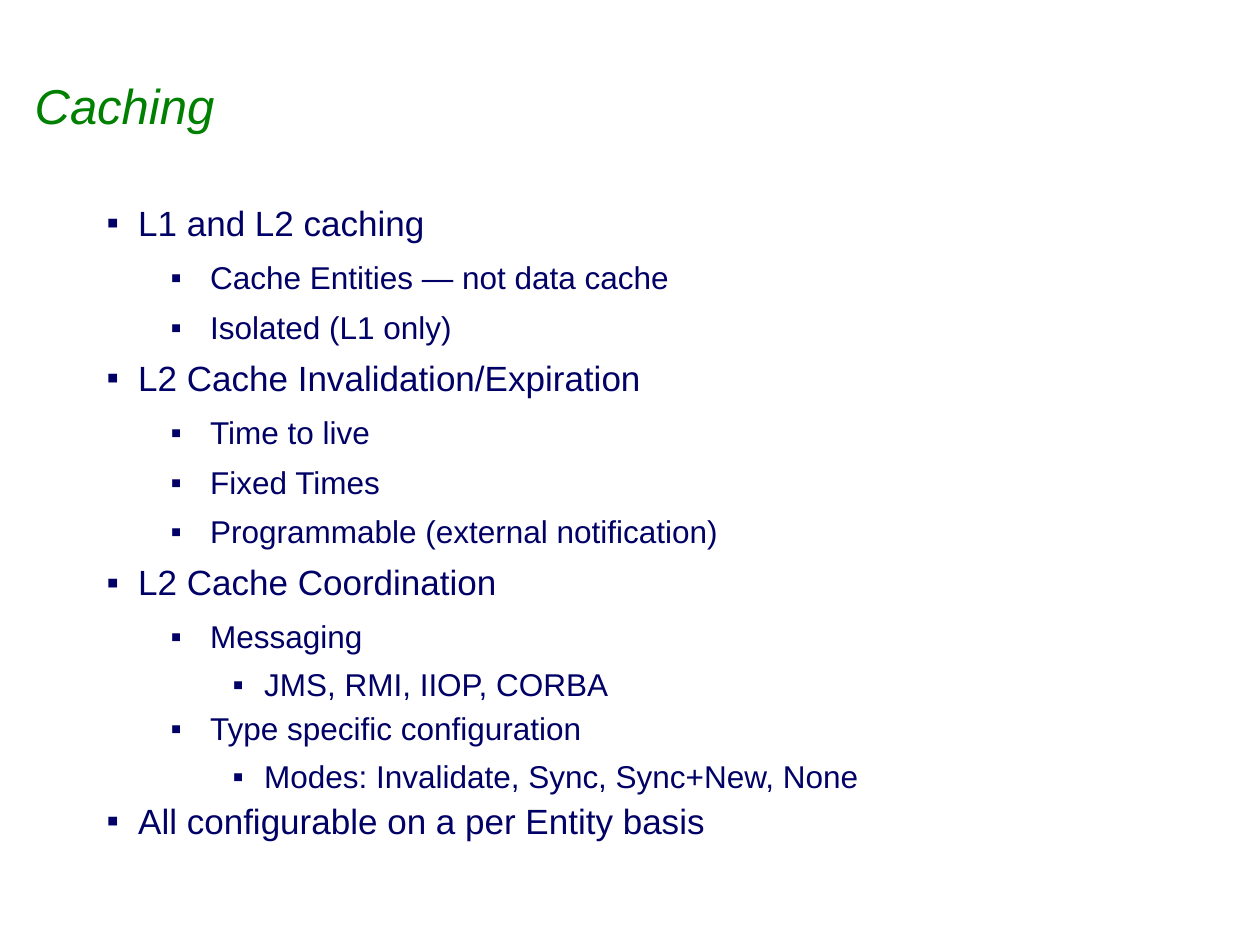
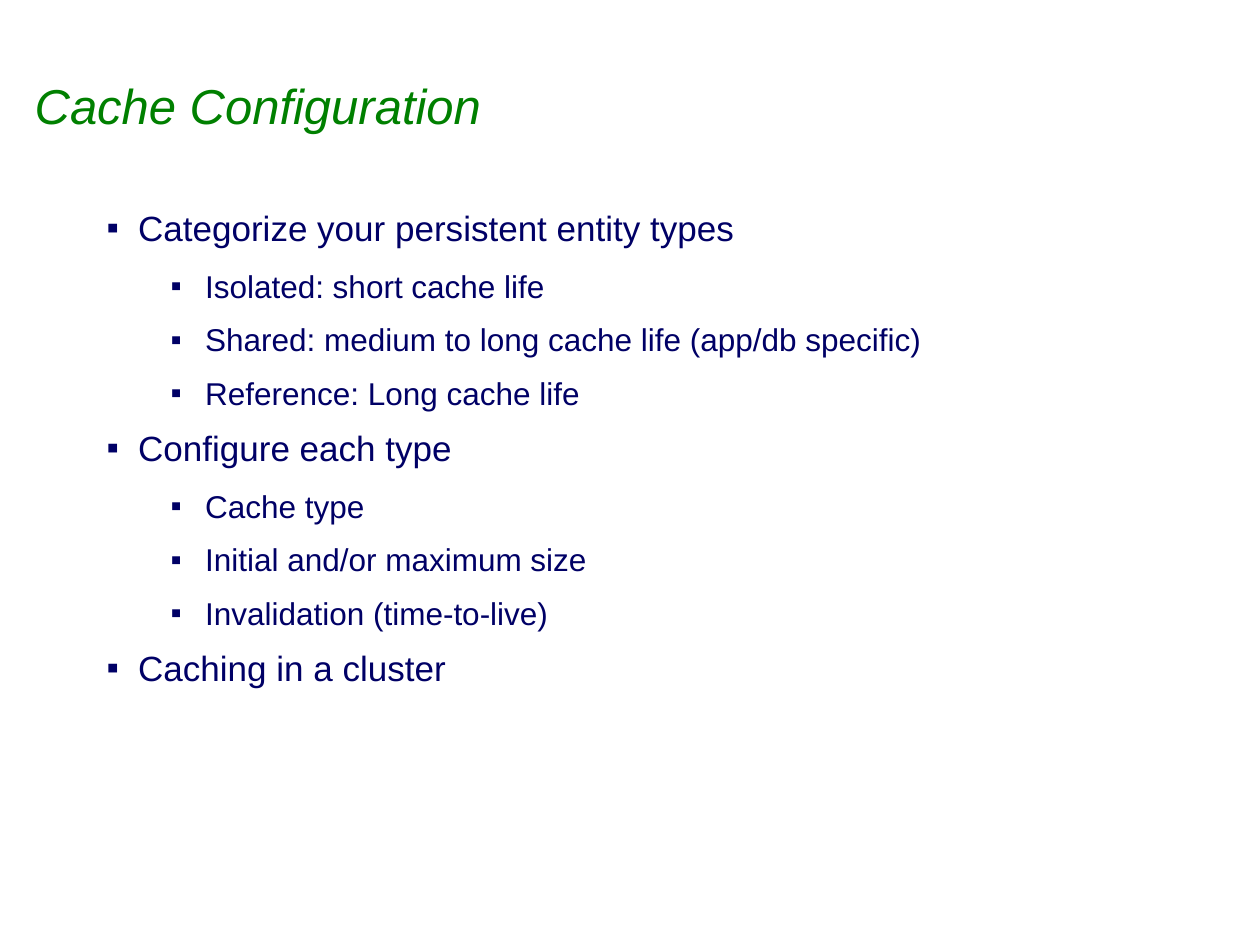
Before and after one commit to sabineheider/incubator, a slide deck: slide 12 of summit-2010/EclipseLink_Intro_Cache.ppt (slide 5 before the commit). Drawn at 1260x945 pixels with LibreOffice and Linux fonts; fonts in the diff are those of the drawing; background and template pictures are left out. Boxes give left, top, right and bottom in pixels: in the first picture for what was removed or moved away, otherwise in the second. Text is boxed around its words. In the diff, an @@ line names an element or a change of style, - is before the commit and + after.

```diff
--- a/summit-2010/EclipseLink_Intro_Cache.ppt
+++ b/summit-2010/EclipseLink_Intro_Cache.ppt
@@ title at [35, 88, 481, 134]: text changed @@
-Caching
+Cache Configuration
@@ text at [138, 215, 920, 688]: text changed @@
-▪ L1 and L2 caching
-  ▪ Cache Entities — not data cache
-  ▪ Isolated (L1 only)
-▪ L2 Cache Invalidation/Expiration
-  ▪ Time to live
-  ▪ Fixed Times
-  ▪ Programmable (external notification)
-▪ L2 Cache Coordination
-  ▪ Messaging
-    ▪ JMS, RMI, IIOP, CORBA
-  ▪ Type specific configuration
-    ▪ Modes: Invalidate, Sync, Sync+New, None
-▪ All configurable on a per Entity basis
+▪ Categorize your persistent entity types
+  ▪ Isolated: short cache life
+  ▪ Shared: medium to long cache life (app/db specific)
+  ▪ Reference: Long cache life
+▪ Configure each type
+  ▪ Cache type
+  ▪ Initial and/or maximum size
+  ▪ Invalidation (time-to-live)
+▪ Caching in a cluster
```
Also in this commit, not shown: 4 other slides changed, 6 slides added.
